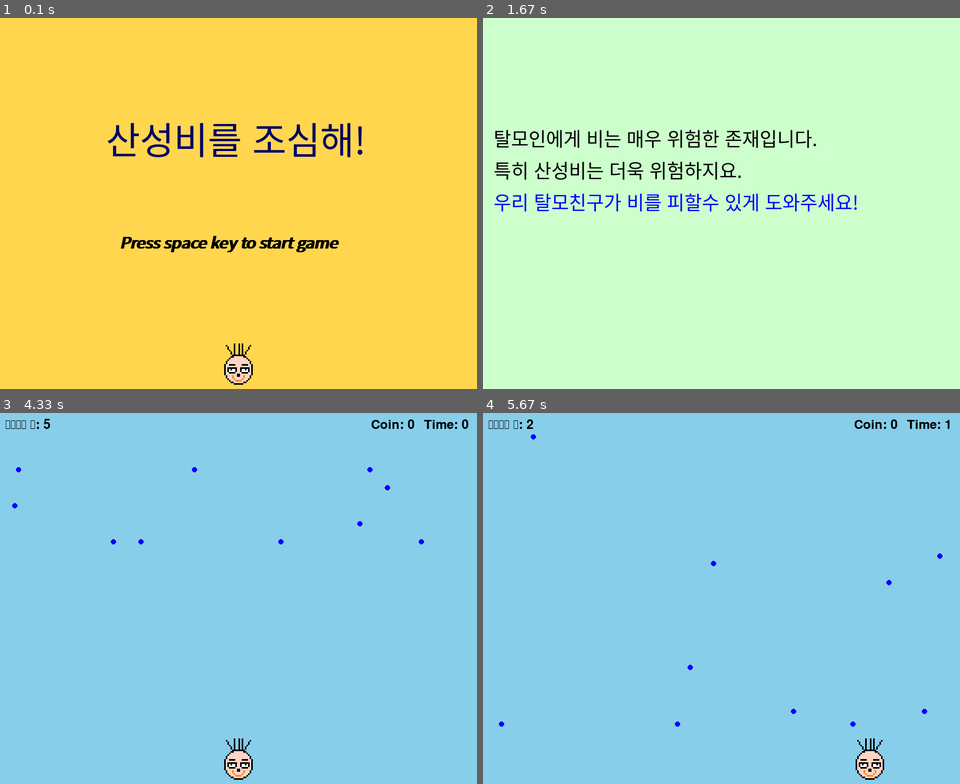
Above: before the commit, frames 1-4 (two rows, left to right).
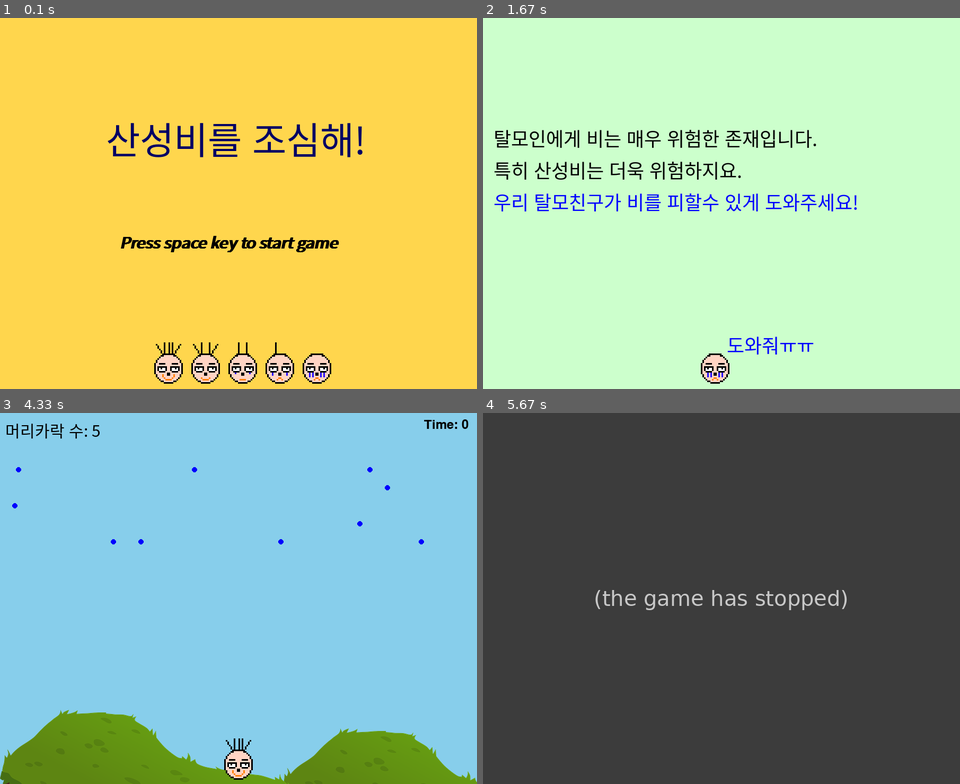
Above: after the commit, the same moments.

Repository: jjband/pygame
Game: pygame game, started from pygame모음집/rain.py
The game is run twice, just before and just after one commit, with the same random seed, the same clock (stepped at 60 frames per second) and the same inputs.
Inputs:
- Up to frame 1 (0.1 s): no input
- Up to frame 2 (1.67 s): tap Space at 0.33 s
- Up to frame 3 (4.33 s): tap Enter at 2.17 s; tap Space at 4 s
- Up to frame 4 (5.67 s): hold Right 4.33-4.8 s

The runs differ from the first frame. In frame 1, 2.0% of the frame differs, in the area x 32-70%, y 87-99%; in frame 2, 0.6%; in frame 3, 11%; in frame 4, 100%, in the area x 0-100%, y 0-100%.
Error after the commit: AttributeError: 'Player' object has no attribute 'life' (rain.py line 87); the game stopped at 4.87 s (later frames are placeholders)

Commit message:
바탕에 대머리 추가와 대머리 변신 수정 필요

Diff:
--- a/mouse.py
+++ b/mouse.py
@@ -1,4 +1,4 @@
-import pygame.
+import pygame
 import os
 screen_width = 800
 screen_height = 600
--- a/pygame모음집/rain.py
+++ b/pygame모음집/rain.py
@@ -15,7 +15,13 @@
 color = red
 current_path = os.path.dirname(__file__)
 assets_path = os.path.join(current_path, "assets")
-대머리모음 = "대머리1.png"
+image_name = "대머리1.png"
+imgage1 = pygame.image.load(os.path.join(assets_path, "대머리1.png"))
+imgage2 = pygame.image.load(os.path.join(assets_path, "대머리2.png"))
+imgage3 = pygame.image.load(os.path.join(assets_path, "대머리3.png"))
+imgage4 = pygame.image.load(os.path.join(assets_path, "대머리4.png"))
+imgage5 = pygame.image.load(os.path.join(assets_path, "대머리5.png"))
+ground_imgae = pygame.image.load(os.path.join(assets_path, "terrain.png"))
 
 
 class Life():
@@ -26,19 +32,30 @@
     def set_life(self, life2):
         self.life += life2
         return self.life
+
 class Player():
     def __init__(self):
-        self.image = pygame.image.load(os.path.join(assets_path, 대머리모음))
+        self.image = pygame.image.load(os.path.join(assets_path, image_name))
         self.radius = 15
         self.rect = self.image.get_rect()
         self.width = self.image.get_rect().width
         self.height = self.image.get_rect().height
-        self.score = 0
-        self.reset()
-
-    def reset(self):
+        self.reset(Life(5), "대머리1.png")
+    def reset(self, life_obj, image_name):
         self.rect.x = screen_w // 2 - self.width // 2
-        self.rect.y = screen_h - self.height // 2 -50
+        self.rect.y = screen_h - self.height // 2 - 50
+        life = life_obj.get_life()
+        print(life)
+        if life == 4:
+            image_name = "대머리2.png"
+        elif life == 3:
+            image_name = "대머리3.png"
+        elif life == 2:
+            image_name = "대머리4.png"
+        elif life == 1:
+            image_name = "대머리5.png"
+
+        self.image = pygame.image.load(os.path.join(assets_path, image_name))
 
 
     def move(self, direction):
@@ -67,45 +84,24 @@
     def check_crush(self, player, life):
         if self.rect.colliderect(player.rect):
             life.set_life(-1)
+            player.life -=1
             self.reset()
 
     def draw(self, screen):
         pygame.draw.circle(screen, self.color, self.rect.center, self.radius)
 
-class Coin:
-    def __init__(self):
-        self.initialize_rect()
-
-    def initialize_rect(self):  # 위치와 충돌 영역 초기화
-        self.x = random.randint(50, 750)
-        self.y = 0
-        self.speed = 3
-        self.radius = 10
-        self.rect = pygame.Rect(self.x - self.radius, self.y - self.radius,
-                                self.radius * 2,self.radius * 2)
-
-    def draw(self, screen):
-        pygame.draw.circle(screen, (255,255,0), (self.x,self.y), self.radius)
-
-    def move(self):
-        self.y += self.speed
-
-    def check_crush(self,player):
-        if player.rect.colliderect(self.rect):
-            player.score +=1
-            self.initialize_rect()
-
-
-def display_score(screen, font,score ):
-    score_text = font.render(f"Coin: {score}", True,(0 ,0 ,0))
-    screen.blit(score_text,(screen_w -200 ,10))
+
+
+
+
+
+
 
 def display_life(screen, font, life):
     text = font.render(f"머리카락 수: {life.get_life()}", True, (0, 0, 0))
     screen.blit(text, (10, 10))
 
 def display_timer(screen, font, start_time):
-
 
 
     milliseconds = pygame.time.get_ticks() - start_time
@@ -120,10 +116,11 @@
     story_text1 = font.render("탈모인에게 비는 매우 위험한 존재입니다.", True, (0, 0, 0))
     story_text2 = font.render("특히 산성비는 더욱 위험하지요.", True, (0, 0, 0))
     story_text3 = font.render("우리 탈모친구가 비를 피할수 있게 도와주세요!", True, (0, 0 ,255))
+    대머리말 = font.render("도와줘ㅠㅠ", True, (0,0,255))
     screen.blit(story_text1, (20,200))
     screen.blit(story_text2, (20,260))
     screen.blit(story_text3, (20,320))
-
+    screen.blit(대머리말, (460,590))
 
 
 
@@ -135,7 +132,7 @@
     clock = pygame.time.Clock()
     enemy_count = 10
     player = Player()
-    life_font = pygame.font.Font(None, 36)
+    life_font = pygame.font.SysFont("Batang",30,0,0)
     timer_font = pygame.font.Font(None, 36)
     story_font = pygame.font.SysFont("Malgun Gothic", 36, 0,0)
     score_font = pygame.font.Font(None, 36)
@@ -149,6 +146,7 @@
     best_time = 0
     start_time = None
     enemies = [Enemy()for _ in range(enemy_count)]
+    player.reset(Life(5), "대머리1.png")
     color = red
     running = True
     menu = True
@@ -169,8 +167,7 @@
                     elif show_story:
                         show_story = False
                         start_time = pygame.time.get_ticks()
-        if life == Life(4):
-            대머리모음 = "대머리2.png"
+
 
         keys = pygame.key.get_pressed()
         if not menu and not show_story:
@@ -180,32 +177,27 @@
                 player.move(1)
 
         if not menu and not show_story and pygame.time.get_ticks() - spawn_time > 3000:
-            coins.append(Coin())
             spawn_time = pygame.time.get_ticks()
 
-        for coin in coins[:]:
-            coin.move()
-
-            if coin.y > screen_h:
-                coins.remove(coin)
-
-            else:
-                coin.draw(screen)
-
-                if player.rect.colliderect(coin.rect):
-                    player.score += 1
-                    coins.remove(coin)
+
+
 
 
         if menu:
             screen.fill(yellow_orange)
-            player.draw(screen)
+            screen.blit(imgage1, (270,600))
+            screen.blit(imgage2, (340,600))
+            screen.blit(imgage3, (410,600))
+            screen.blit(imgage4, (480,600))
+            screen.blit(imgage5, (550,600))
             screen.blit(menu_text, (225,400))
             screen.blit(menu_text1, (200,175))
 
         elif show_story:
             screen.fill(white_green)
             display_story(screen, story_font)
+            screen.blit(imgage5, (390,600))
+
 
         else:
             for enemy in enemies:
@@ -213,14 +205,17 @@
                 enemy.check_crush(player, life)
 
             screen.fill(sky_blue)
+            screen.blit(ground_imgae, (528,590))
+            screen.blit(ground_imgae, (0,555))
+
             player.draw(screen)
+
 
 
             for enemy in enemies:
                 enemy.draw(screen)
 
             display_life(screen, life_font, life)
-            display_score(screen,score_font, player.score)
 
             if start_time is not None:
                 display_timer(screen,timer_font,start_time)
@@ -233,7 +228,6 @@
                 for enemy in enemies:
                     enemy.reset()
 
-
         pygame.display.flip()
         clock.tick(120)
 
Binary file added: pygame모음집/assets/terrain.png
